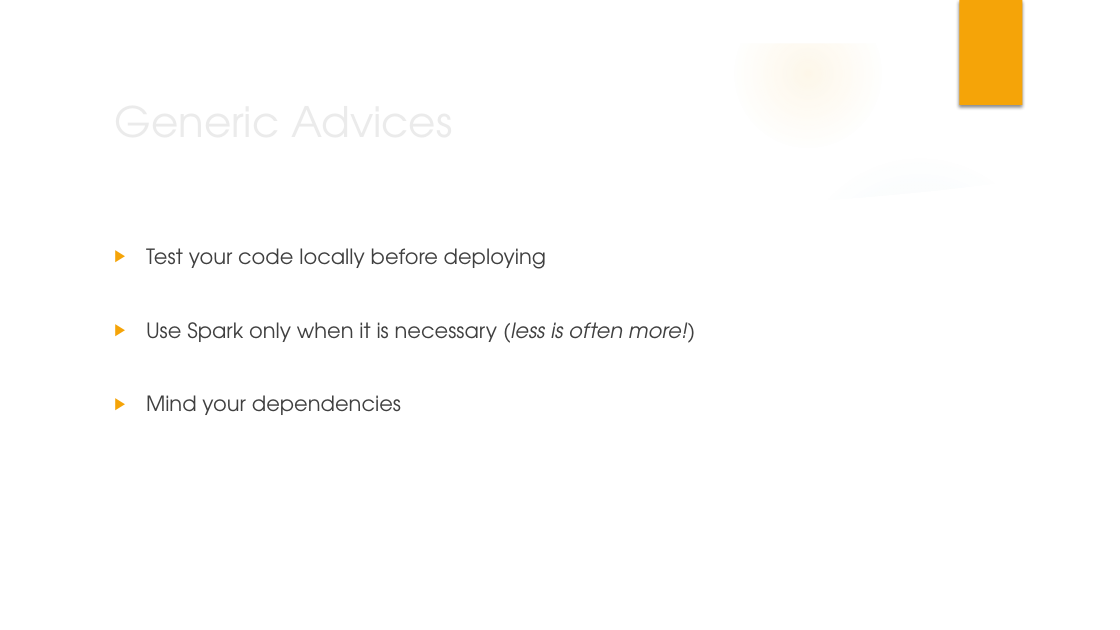
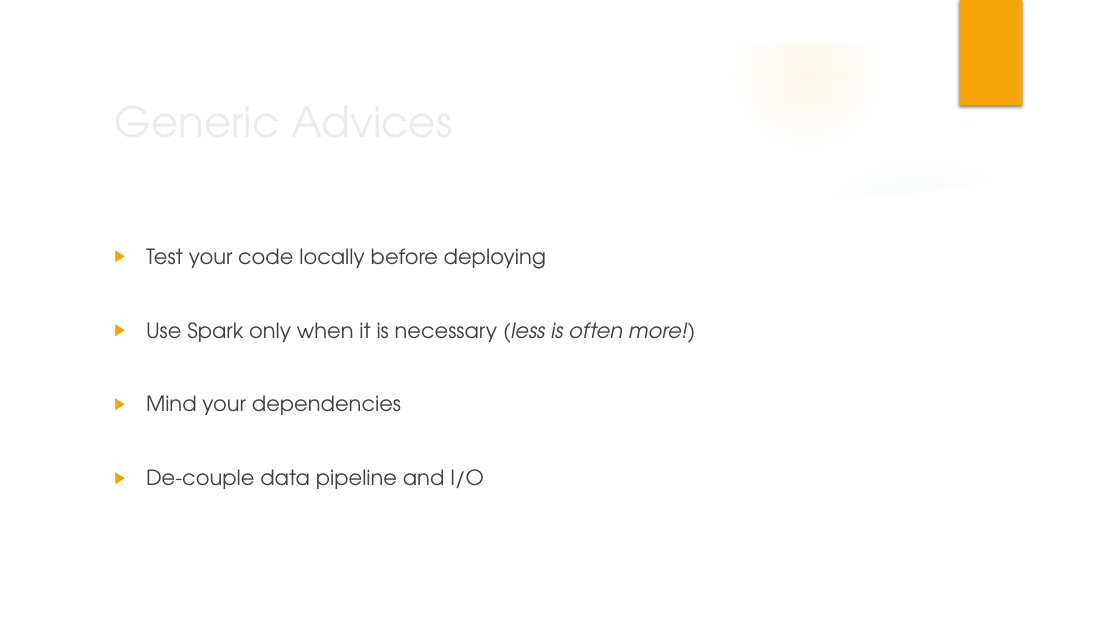
Before and after one commit to azimmerman0125/spark-training-october-13, a slide deck: slide 39 of slides/Introduction to Apache Spark.pptx. Drawn at 1120x630 pixels with LibreOffice and Linux fonts; fonts in the diff are those of the drawing; background and template pictures are left out. Boxes give left, top, right and bottom in pixels: in the first picture for what was removed or moved away, otherwise in the second. Text is boxed around its words. In the diff, an @@ line names an element or a change of style, - is before the commit and + after.

Commit message:
slide update

```diff
--- a/slides/Introduction to Apache Spark.pptx
+++ b/slides/Introduction to Apache Spark.pptx
@@ text at bbox=[146, 469, 484, 489]: paragraph added @@
+▶ De-couple data pipeline and I/O
```
Also in this commit, not shown: 4 slides added.
